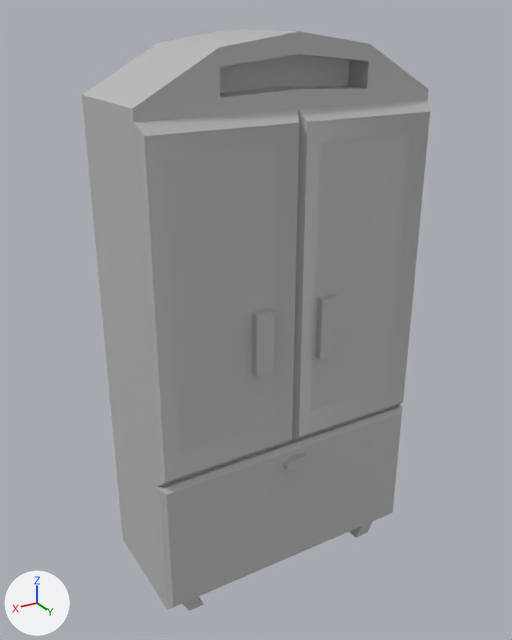
Before and after pictures for a commit that changed the FBX model Assets/Models/Static Mesh/STM_Cupboard.fbx.
Before and after are seen from a 50 mm camera at (3.29, 5.38, 2.92) aimed at (0.06, 0.01, 0.24). Every picture has the same lights, and +X, +Y and +Z are marked at lower left. Where no turn or scale is listed for an object, it has been applied to the vertices.
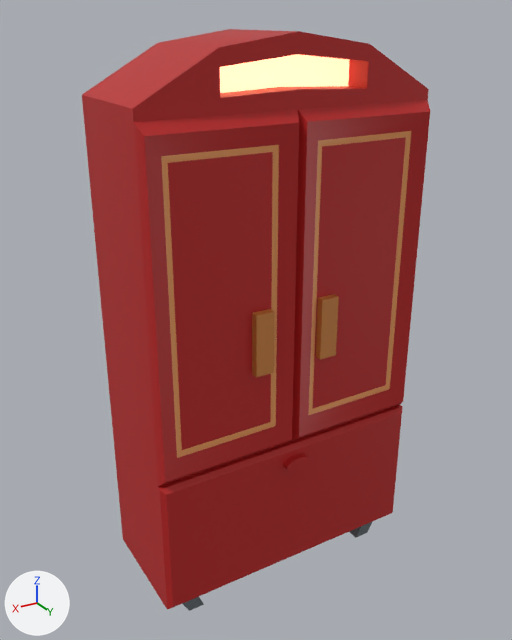
Changed parts and their boxes [x1, y1, x2, y2] in the pictures (512 x 640 px):
part 1 of me_mesh, recoloured
    both: [252, 294, 339, 377]
part 2 of me_mesh, recoloured
    both: [182, 521, 373, 611]
part 3 of me_mesh, recoloured (grey to red)
    both: [113, 389, 403, 610]
part 4 of me_mesh, recoloured (grey to red)
    both: [82, 29, 430, 156]
part 5 of me_mesh, recoloured (grey to red)
    both: [83, 106, 430, 487]
part 6 of me_mesh, recoloured
    both: [161, 131, 411, 458]
part 7 of me_mesh, recoloured (grey to beige)
    both: [220, 54, 349, 93]

What changed in the scene script:
```text
Add mat_envgold_4:
    mat_envgold_4 = principled_material('EnvGold_4')
    mat_envgold_4.base_color = (0.599, 0.223, 0.0487)  # orange #cb823e
Add mat_envgold_3:
    mat_envgold_3 = principled_material('EnvGold_3')
    mat_envgold_3.base_color = (0.826, 0.332, 0.112)  # orange #ea9c5e
Add mat_envred_5:
    mat_envred_5 = principled_material('EnvRed_5')
    mat_envred_5.base_color = (0.5, 0.015, 0.015)  # red #bc2121
Add mat_envgray_5:
    mat_envgray_5 = principled_material('EnvGray_5')
    mat_envgray_5.base_color = (0.132, 0.157, 0.172)  # grey #666e73
Add mat_envgold_1_2:
    mat_envgold_1_2 = principled_material('EnvGold_1_2')
    mat_envgold_1_2.base_color = (0.8, 0.8, 0.8)  # white #e7e7e7
    mat_envgold_1_2.roughness = 0.2
    mat_envgold_1_2.emission_color = (2.931, 0.933, 0.482)  # beige #fff7b8
    mat_envgold_1_2.emission_strength = 0.944
Change me_mesh:
    where me_mesh.from_pydata(...)  # 218 vertices, 223 faces; spans x -1.39..1.39, y -0.62..0.62, z -2.56..2.69
    used by ob_pcube74; location = (0.0, 0.08, 0.12)
    me_mesh part 1: all 12 faces centred in x -0.43..0.43, y 0.48..0.56, z -0.12..0.47 switch from mat_lambert1 (grey #bcbcbc) to mat_envgold_4 (orange #cb823e)
    me_mesh part 2: all 20 faces centred in x -1.17..1.21, y -0.56..0.45, z -2.56..-2.4 switch from mat_lambert1 (grey #bcbcbc) to mat_envgray_5 (grey #666e73)
    me_mesh part 3: 93 of the faces centred in x -1.39..1.39, y -0.62..0.62, z -2.35..-0.81 switch from mat_lambert1 (grey #bcbcbc) to mat_envred_5 (red #bc2121)
    me_mesh part 4: 72 of the faces centred in x -1.39..1.39, y -0.62..0.53, z 1.95..2.64 switch from mat_lambert1 (grey #bcbcbc) to mat_envred_5 (red #bc2121)
    me_mesh part 5: 14 of the faces centred in x -1.39..1.39, y -0.62..0.53, z 0.57..0.88 switch from mat_lambert1 (grey #bcbcbc) to mat_envred_5 (red #bc2121)
    me_mesh part 6: all 8 faces centred in x -1.17..1.17, y 0.5, z -0.7..1.84 switch from mat_lambert1 (grey #bcbcbc) to mat_envgold_3 (orange #ea9c5e)
    me_mesh part 7: all 2 faces centred in x -0.35..0.35, y 0.22, z 2.39 switch from mat_lambert1 (grey #bcbcbc) to mat_envgold_1_2 (white #e7e7e7)
```
